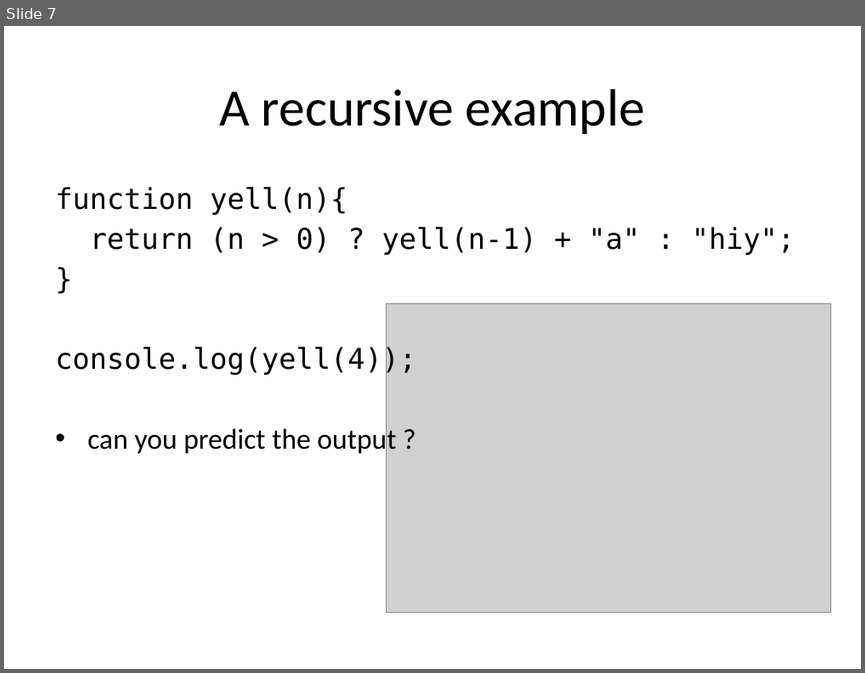
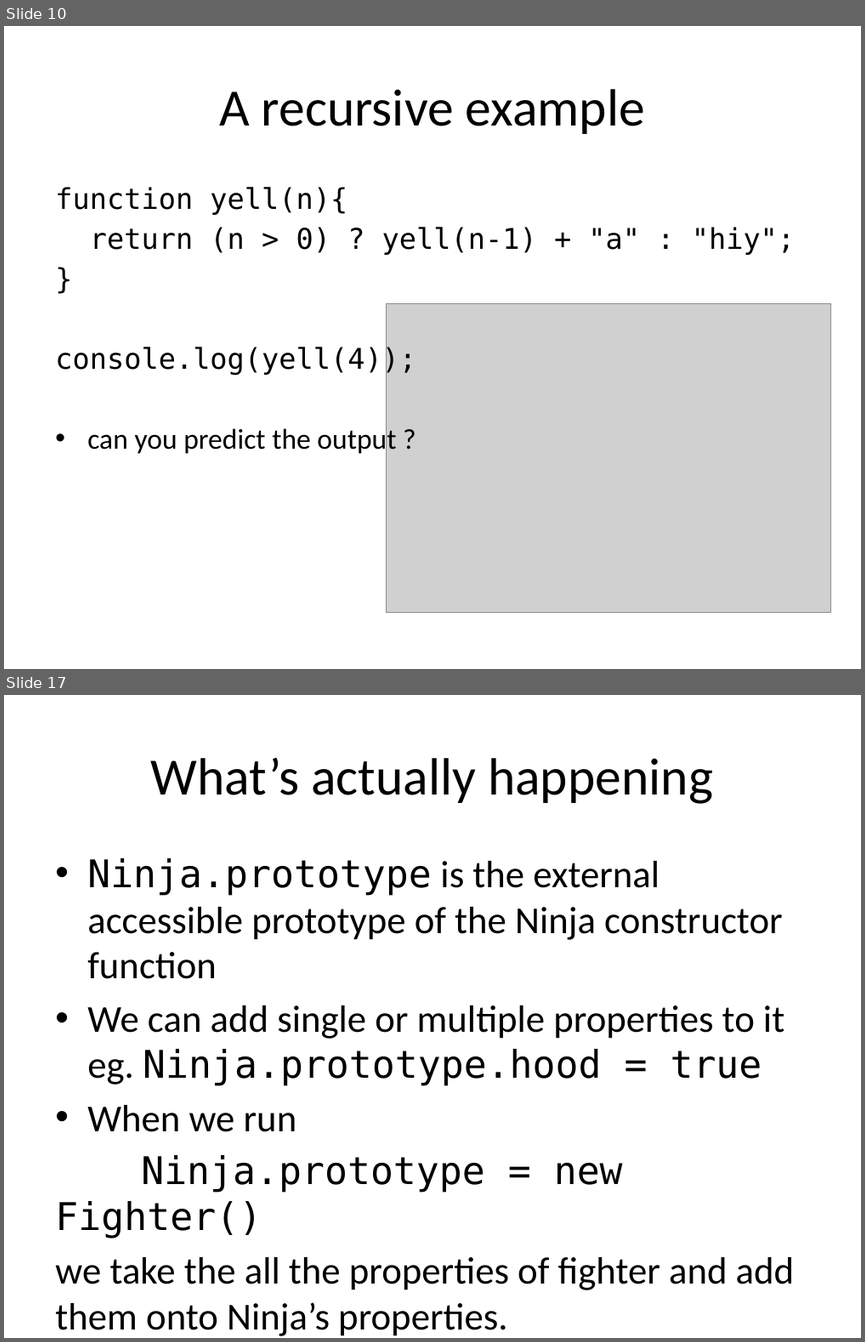
Before and after one commit to kimon-satan/SAEjavaScript, a slide deck: week8/slides/week8.pptx. Shown one above the other, each under a label of ours: slide 7 before the commit, slides 10 and 17 after it; the slides between them are not shown. The pictures are 865x673 and 865x1342 pixels, drawn with LibreOffice and Linux fonts; fonts in the diff are those of the drawing; grey boxes stand for pictures. Boxes give left, top, right and bottom in pixels: in the first picture for what was removed or moved away, otherwise in the second. Text is boxed around its words. In the diff, an @@ line names an element or a change of style, - is before the commit and + after.

```diff
--- a/week8/slides/week8.pptx
+++ b/week8/slides/week8.pptx
@@ slide 17 added at <box>4,695,861,1338</box>, background #FFFFFF @@
@@ title added at <box>151,758,713,804</box>, 44 pt, text #000000 @@
+What’s actually happening
@@ text added at <box>55,858,794,1336</box>, 32 pt, text #000000 @@
+• Ninja.prototype is the external accessible prototype of the Ninja constructor function
+• We can add single or multiple properties to it eg. Ninja.prototype.hood = true
+• When we run
+Ninja.prototype = new Fighter()
+we take the all the properties of fighter and add them onto Ninja’s properties.
@@ what was slide 7 is now slide 10 @@
```
Also in this commit, not shown: 5 slides changed, 9 other slides added, 1 slide removed.
